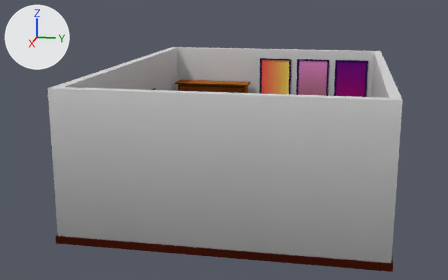
What one commit did to the Blender file working_files/blender/RoomScene/Blockout.blend.
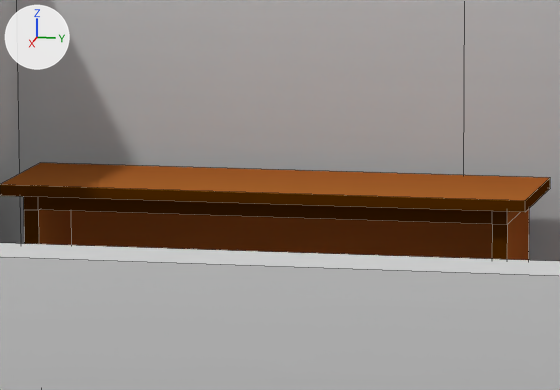
Each version appears first from a 50 mm lens placed at (13.41, 2.21, 4.77), pointed at (-4.25, -1.32, 0.36), and next in a close-up on the part from 39% to 56% of the width and 20% to 40% of the height. Lighting does not change. The marker at upper left points along +X, +Y and +Z. The older version's two pictures come first. The close-ups show mesh edges as thin lines.

Before the edit, the objects in view are built like this:
```python
me_cube_249 = bpy.data.meshes.new('Cube.249')
me_cube_249.from_pydata(...)  # 72 vertices, 46 faces; spans x -0.58..1.58, y 0.0..2.05, z -0.29..0.35
me_cube_249.materials.append(mat_blockoutmat)  # picture img_gradient_pallete_png
me_cube_260 = bpy.data.meshes.new('Cube.260')
me_cube_260.from_pydata(...)  # 104 vertices, 80 faces; spans x -3.1..3.1, y 0.0..3.0, z -0.1..8.1
me_cube_260.materials.append(mat_blockoutmat)  # picture img_gradient_pallete_png
ob_bedroom_wall = bpy.data.objects.new('Bedroom_Wall', me_cube_260)
ob_bedroom_wall.location = (-5.0, 0.0, 0.0)
ob_bedroom_wall.rotation_euler = (1.571, 0.0, 1.571)  # degrees (90, 0, 90)
ob_bookcase = bpy.data.objects.new('Bookcase', me_cube_249)
ob_bookcase.location = (-4.5, -2.2, 0.0)
ob_bookcase.rotation_euler = (1.571, 0.0, 1.571)  # degrees (90, 0, 90)
```
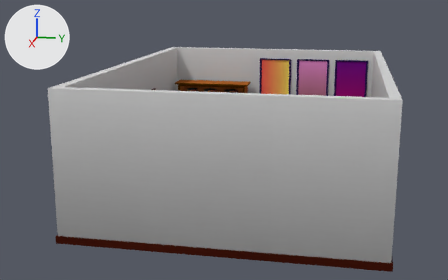
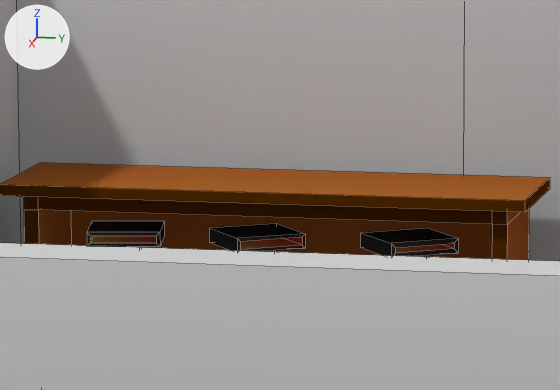
Commit message: Update blockout with proper names

Boxes (x1, y1, x2, y2) around the edits, measured in the close-ups (560 x 390 px):
'Bookcase_Trinket3', added
    after: (360, 228, 458, 257)
'Bookcase_Trinket2', added
    after: (209, 223, 305, 252)
'Bookcase_Trinket1', added
    after: (87, 221, 164, 248)

The edits, one by one:
Mesh me_cube_021 is new.
It has 64 vertices, 62 faces and spans x -0.209..0.209, y -0.209..0.209, z -0.159..0.141.
It uses material mat_blockoutmat (picture img_gradient_pallete_png).
Mesh me_cube_013 is new.
It has 64 vertices, 62 faces and spans x -0.209..0.209, y -0.209..0.209, z -0.159..0.141.
It uses material mat_blockoutmat (picture img_gradient_pallete_png).
Mesh me_cube is new.
It has 64 vertices, 62 faces and spans x -0.174..0.174, y -0.174..0.174, z -0.159..0.141.
It uses material mat_blockoutmat (picture img_gradient_pallete_png).
Object 'Bookcase_Trinket3' (ob_bookcase_trinket3) is new; it shows me_cube_021.
Its location is (-4.498, -1.153, 1.697).
Object 'Bookcase_Trinket2' (ob_bookcase_trinket2) is new; it shows me_cube_013.
Its location is (-4.498, -1.787, 1.697).
Object 'Bookcase_Trinket1' (ob_bookcase_trinket1) is new; it shows me_cube.
Its location is (-4.498, -2.34, 1.697).
